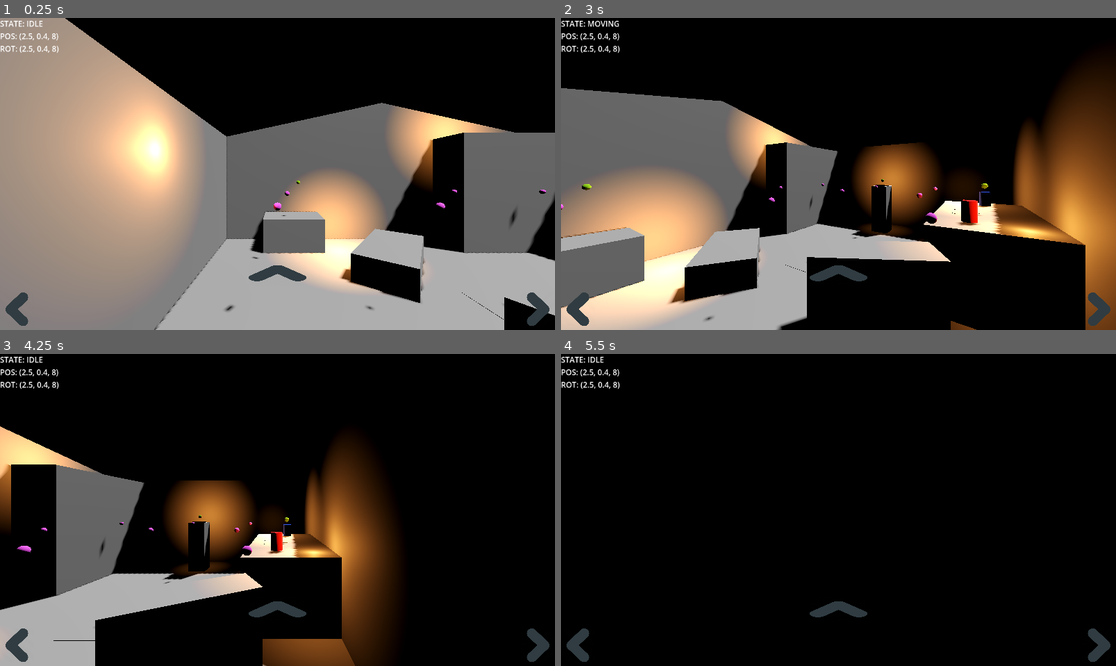
Above: before the commit, frames 1-4 (two rows, left to right).
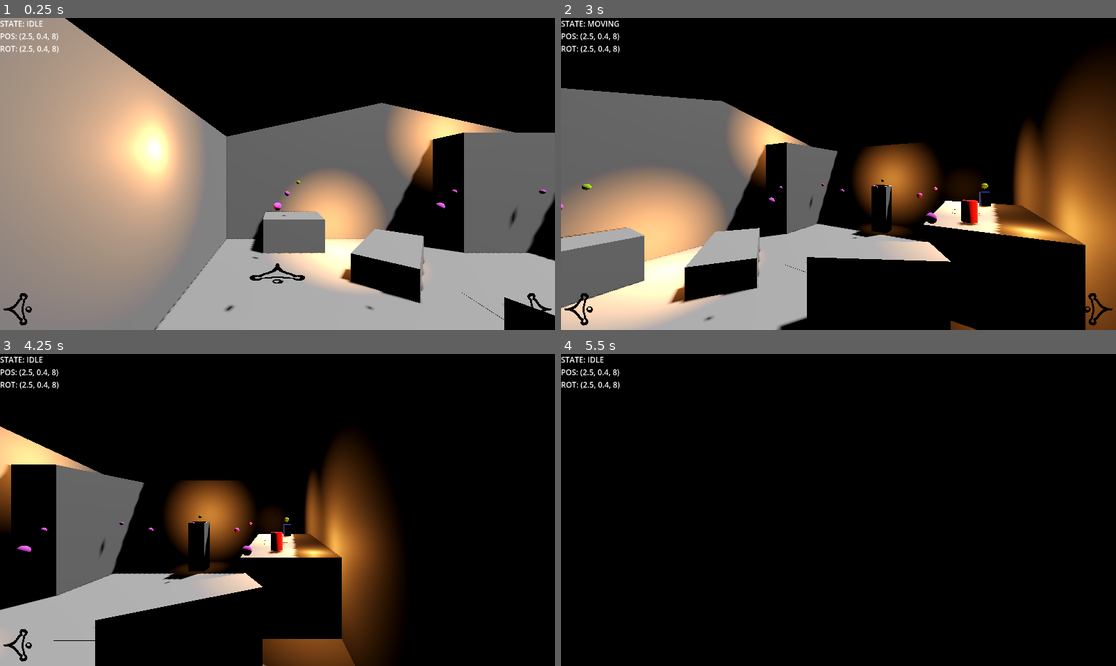
Above: after the commit, the same moments.

Repository: DeepRestGames/shadow-and-alchemy
Game: Godot game, scene res://Scenes/MainScene_Prototype01.tscn
Same seed, same stepped clock (60 frames per second), same inputs: the game is played once before the commit and once after it.
Inputs (mouse positions are in pixels of both pictures, inside the frame that each line leads up to):
- Up to frame 1 (0.25 s): no input
- Up to frame 2 (3 s): click (577, 308) at 0.5 s; click (1099, 308) at 1.25 s; click (838, 273) at 2 s; tap Enter at 2.75 s; move the mouse to (960, 158) at 2.77 s; hold D (turn_right) from 2.78 s (still down); click (960, 158) at 2.85 s
- Up to frame 3 (4.25 s): tap Space at 3.5 s; move the mouse to (166, 525) at 3.52 s; release D (turn_right) at 3.53 s; hold S (move_backward) from 3.53 s (still down); click (166, 525) at 3.6 s
- Up to frame 4 (5.5 s): tap Enter at 4.25 s; move the mouse to (894, 441) at 4.27 s; release S (move_backward) at 4.28 s; hold D (turn_right) 4.28-5.03 s; click (894, 441) at 4.35 s; tap Space at 5 s; move the mouse to (810, 572) at 5.02 s; hold W (move_forward) from 5.03 s (still down); click (810, 572) at 5.1 s

The runs differ from the first frame. In frame 1, 0.8% of the frame differs, in the area x 0-100%, y 78-99%; in frame 2, 0.8%; in frame 3, 0.8%; in frame 4, 0.8%.

Commit message:
Inventory UI - new arrow sprites

Diff:
--- a/Scenes/InventorySystem/InventoryUI.tscn
+++ b/Scenes/InventorySystem/InventoryUI.tscn
@@ -1,7 +1,7 @@
 [gd_scene load_steps=3 format=3 uid="uid://b4csxpsd7ukr6"]
 
 [ext_resource type="Script" path="res://Scripts/InventorySystem/InventoryUI.gd" id="1_5wtk1"]
-[ext_resource type="Texture2D" uid="uid://c777f04304wm4" path="res://Icons/ui_interface_user_user_interface_navigate_arrow_left-512-595134033.png" id="2_4aj1m"]
+[ext_resource type="Texture2D" uid="uid://dgeu4eo2m5l60" path="res://Icons/UI_Arrow.png" id="2_eq5ge"]
 
 [node name="InventoryUI" type="Control"]
 layout_mode = 3
@@ -30,7 +30,7 @@
 anchor_bottom = 1.0
 offset_right = 70.0
 grow_vertical = 2
-texture_normal = ExtResource("2_4aj1m")
+texture_normal = ExtResource("2_eq5ge")
 ignore_texture_size = true
 stretch_mode = 0
 flip_h = true
@@ -43,7 +43,7 @@
 offset_left = -70.0
 grow_horizontal = 0
 grow_vertical = 2
-texture_normal = ExtResource("2_4aj1m")
+texture_normal = ExtResource("2_eq5ge")
 ignore_texture_size = true
 stretch_mode = 0
 
@@ -60,7 +60,7 @@
 grow_horizontal = 2
 rotation = -1.5708
 pivot_offset = Vector2(25, 60)
-texture_normal = ExtResource("2_4aj1m")
+texture_normal = ExtResource("2_eq5ge")
 ignore_texture_size = true
 stretch_mode = 0
 
Binary file added: Icons/UI_Arrow.png
Not shown, added: Icons/UI_Arrow.png.import
